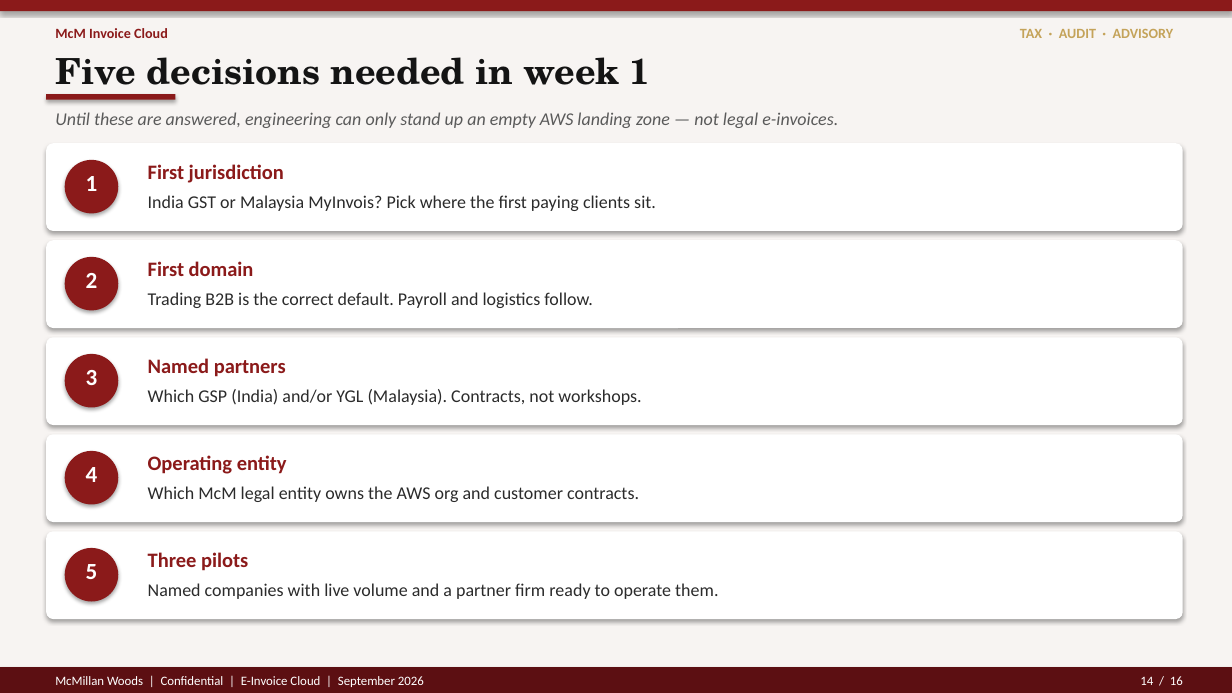
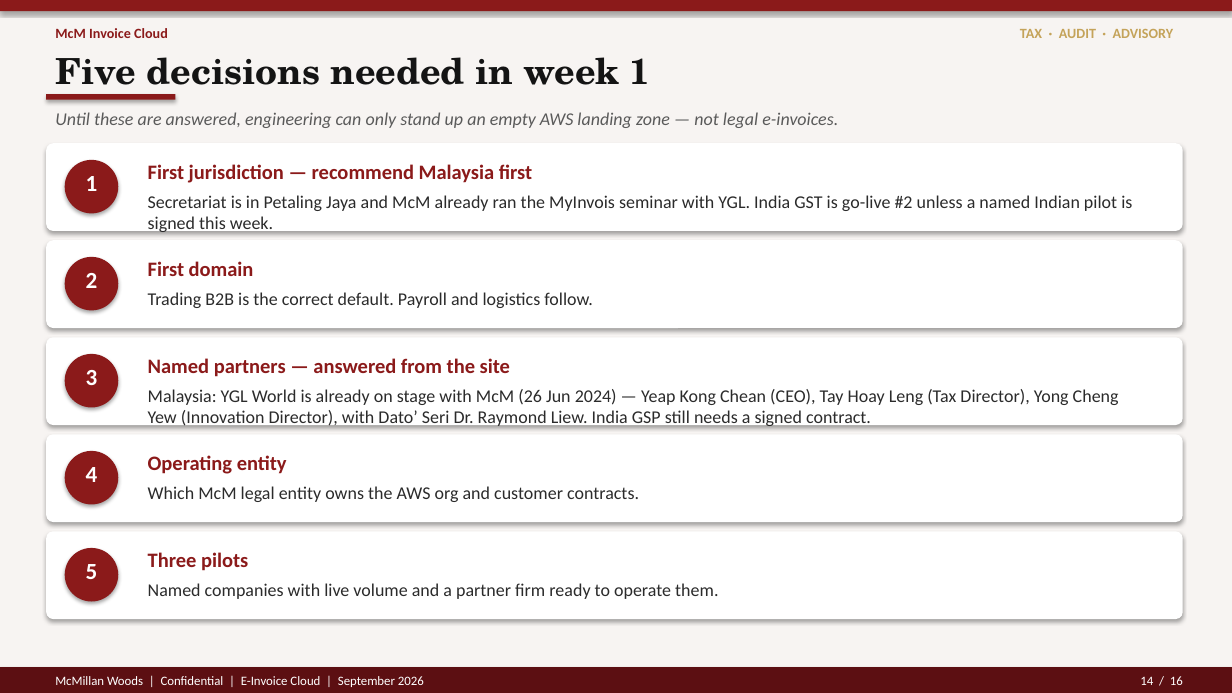
Before and after one commit to Manikantasaiv26/mcmillanwoodsglobalawards, a slide deck: slide 14 of docs/McMillan-Woods-E-Invoicing-Architecture-Plan.pptx. Drawn at 1232x693 pixels with LibreOffice and Linux fonts; fonts in the diff are those of the drawing. Boxes give left, top, right and bottom in pixels: in the first picture for what was removed or moved away, otherwise in the second. Text is boxed around its words. In the diff, an @@ line names an element or a change of style, - is before the commit and + after.

```diff
--- a/docs/McMillan-Woods-E-Invoicing-Architecture-Plan.pptx
+++ b/docs/McMillan-Woods-E-Invoicing-Architecture-Plan.pptx
@@ text at box(148, 164, 532, 183): text changed @@
-First jurisdiction
+First jurisdiction — recommend Malaysia first
@@ text at box(148, 195, 1132, 235): text changed @@
-India GST or Malaysia MyInvois? Pick where the first paying clients sit.
+Secretariat is in Petaling Jaya and McM already ran the MyInvois seminar with YGL. India GST is go-live #2 unless a named Indian pilot is signed this week.
@@ text at box(148, 358, 510, 377): text changed @@
-Named partners
+Named partners — answered from the site
@@ text at box(148, 389, 1119, 429): text changed @@
-Which GSP (India) and/or YGL (Malaysia). Contracts, not workshops.
+Malaysia: YGL World is already on stage with McM (26 Jun 2024) — Yeap Kong Chean (CEO), Tay Hoay Leng (Tax Director), Yong Cheng Yew (Innovation Director), with Dato’ Seri Dr. Raymond Liew. India GSP still needs a signed contract.
```
Also in this commit, not shown: 1 slide added, 1 slide removed, 6 other files.
